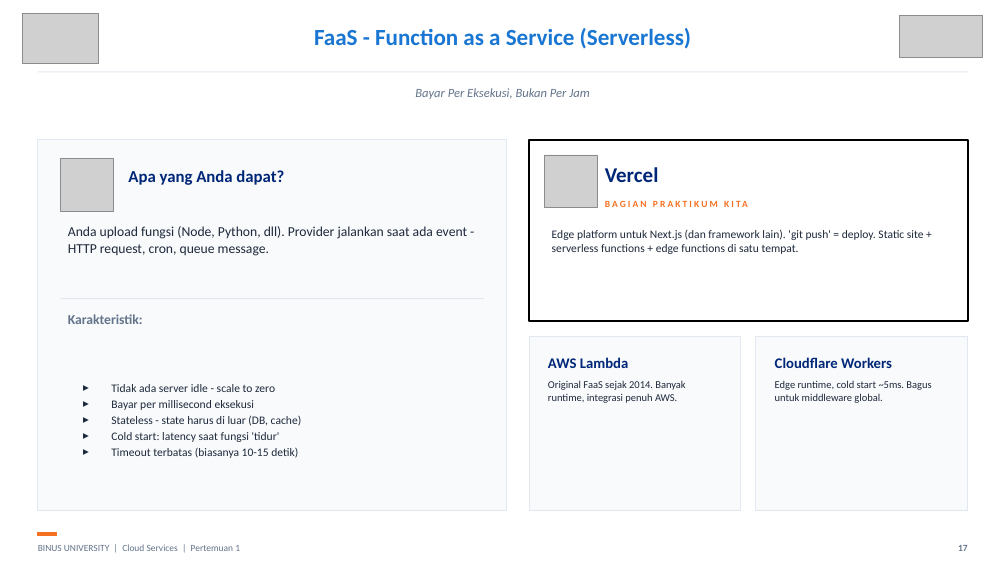
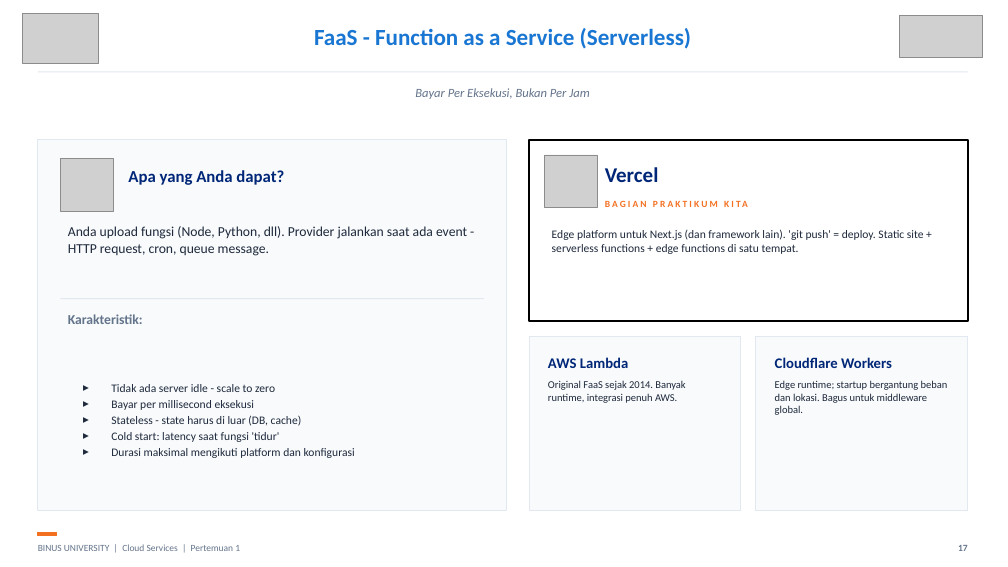
Before and after one commit to SeedFlora/meet1CloudService, a slide deck: slide 17 of slides/Teori_Pertemuan_01.pptx. Drawn at 1008x567 pixels with LibreOffice and Linux fonts; fonts in the diff are those of the drawing; grey boxes stand for pictures. Boxes give left, top, right and bottom in pixels: in the first picture for what was removed or moved away, otherwise in the second. Text is boxed around its words. In the diff, an @@ line names an element or a change of style, - is before the commit and + after.

```diff
--- a/slides/Teori_Pertemuan_01.pptx
+++ b/slides/Teori_Pertemuan_01.pptx
@@ text at [775,380,948,415]: text changed @@
-Edge runtime, cold start ~5ms. Bagus untuk middleware global.
+Edge runtime; startup bergantung beban dan lokasi. Bagus untuk middleware global.
@@ text at [111,448,355,458]: text changed @@
-▸ Timeout terbatas (biasanya 10-15 detik)
+▸ Durasi maksimal mengikuti platform dan konfigurasi
```
Also in this commit, not shown: 4 other slides changed.
